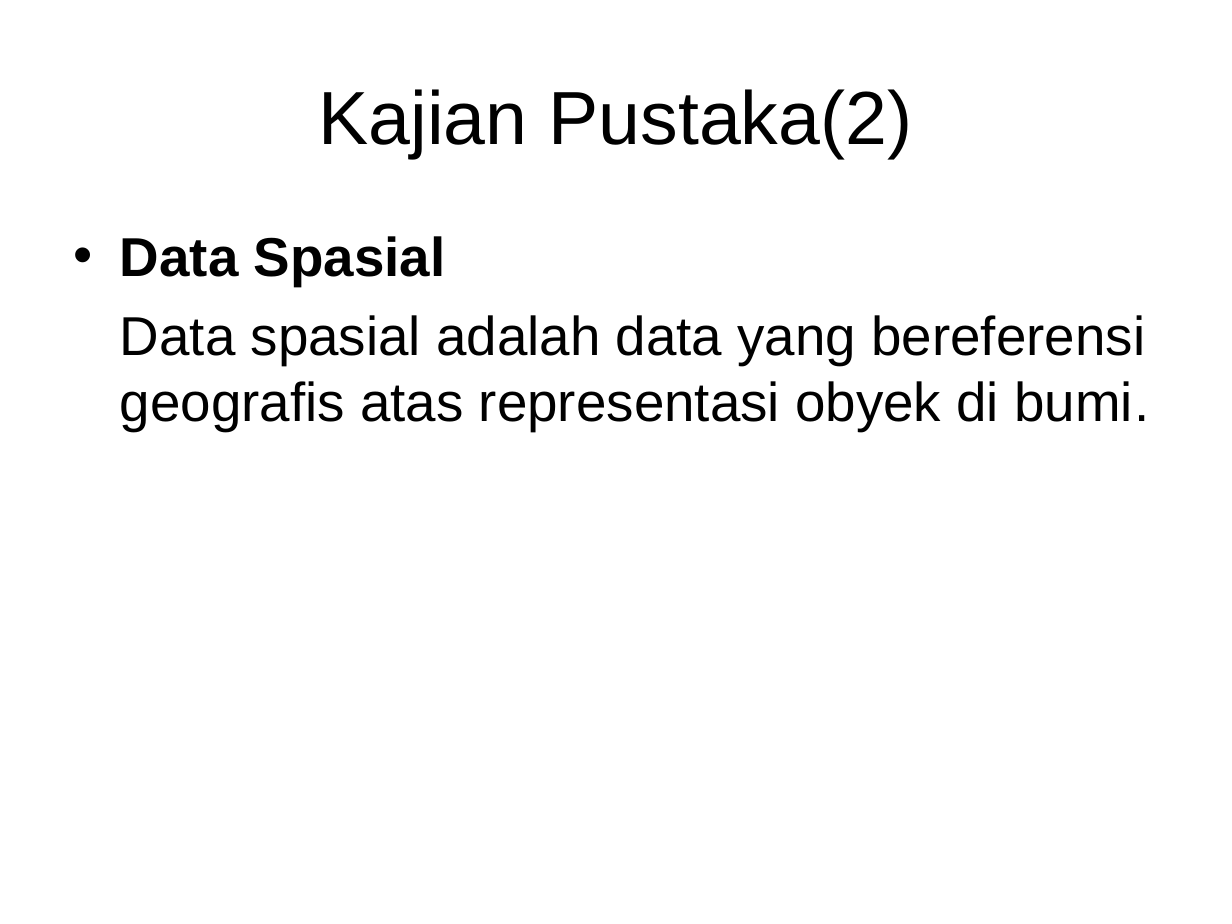
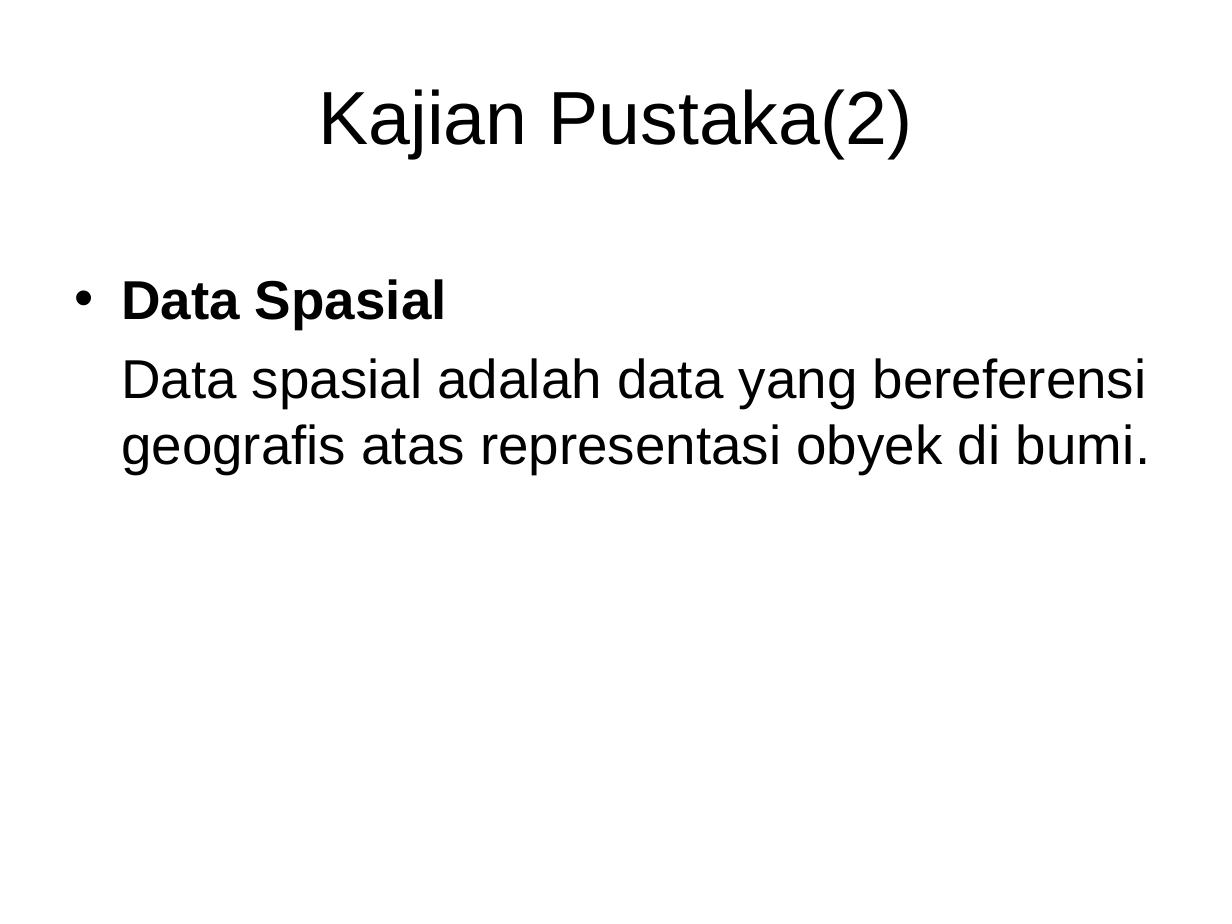
Before and after one commit to haydiru/nothingSpesial, a slide deck: slide 7 of seminar.ppt. Drawn at 1232x924 pixels with LibreOffice and Linux fonts; fonts in the diff are those of the drawing; background and template pictures are left out. Boxes give left, top, right and bottom in pixels: in the first picture for what was removed or moved away, otherwise in the second. Text is boxed around its words. In the diff, an @@ line names an element or a change of style, - is before the commit and + after.

```diff
--- a/seminar.ppt
+++ b/seminar.ppt
@@ text "Data Spasial": place and size @@
-text "Data Spasial" at box(120, 236, 1150, 431)
+text "Data Spasial" at box(121, 279, 1152, 474)
```
Also in this commit, not shown: 8 other slides changed.
